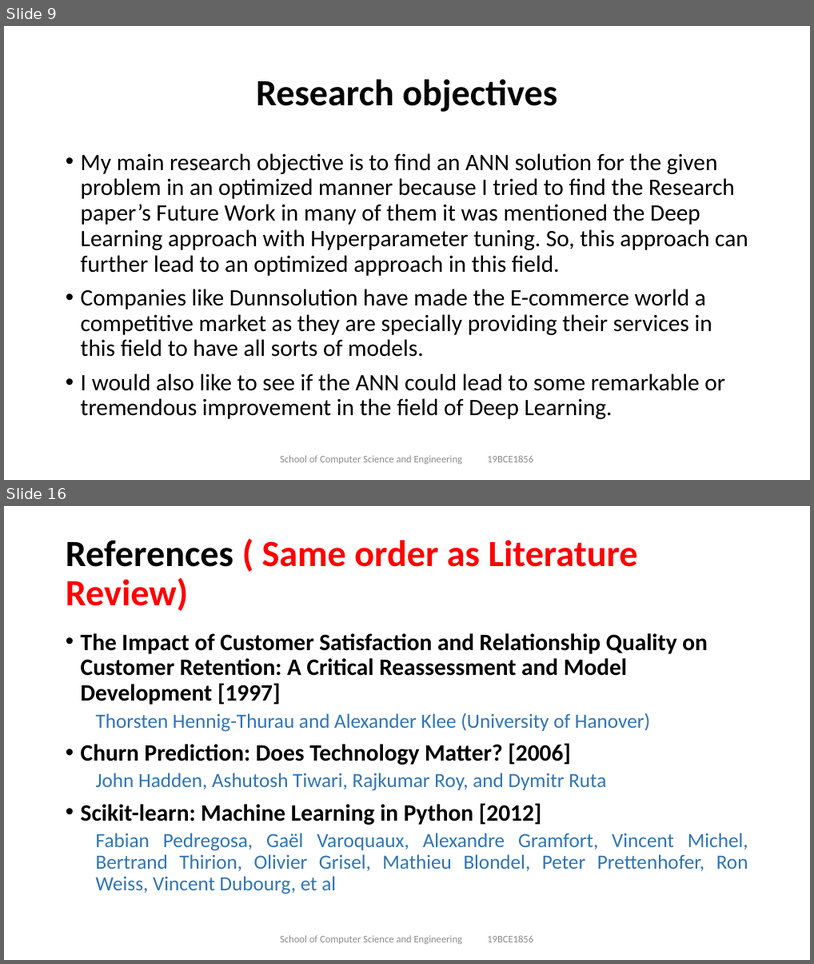
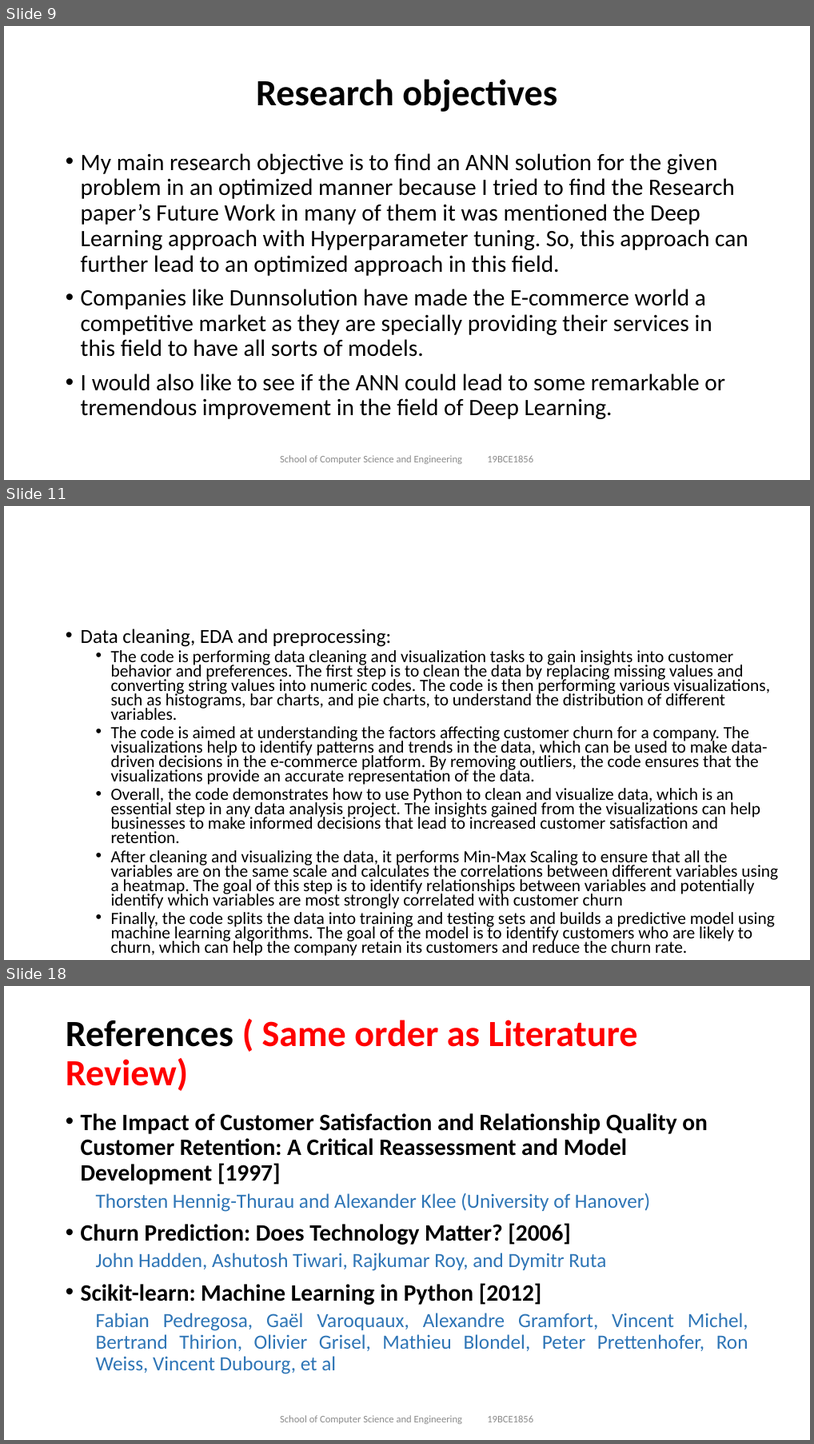
Before and after one commit to tusharmaurya267/E-commerce-Research-paper, a slide deck: Final Review.pptx. Shown one above the other, each under a label of ours: slides 9 and 16 before the commit, slides 9, 11 and 18 after it; the slides between them are not shown. The pictures are 814x964 and 814x1444 pixels, drawn with LibreOffice and Linux fonts; fonts in the diff are those of the drawing. Boxes give left, top, right and bottom in pixels: in the first picture for what was removed or moved away, otherwise in the second. Text is boxed around its words. In the diff, an @@ line names an element or a change of style, - is before the commit and + after.

```diff
--- a/Final Review.pptx
+++ b/Final Review.pptx
@@ slide 11 added at [4,506,810,960], background #FFFFFF @@
@@ text added at [81,628,778,952], 20.4 pt, text #000000 @@
+• Data cleaning, EDA and preprocessing:
+  • The code is performing data cleaning and visualization tasks to gain insights into customer behavior and preferences. The first step is to clean the data by replacing missing values and converting string values into numeric codes. The code is then performing various visualizations, such as histograms, bar charts, and pie charts, to understand the distribution of different variables.
+  • The code is aimed at understanding the factors affecting customer churn for a company. The visualizations help to identify patterns and trends in the data, which can be used to make data-driven decisions in the e-commerce platform. By removing outliers, the code ensures that the visualizations provide an accurate representation of the data.
+  • Overall, the code demonstrates how to use Python to clean and visualize data, which is an essential step in any data analysis project. The insights gained from the visualizations can help businesses to make informed decisions that lead to increased customer satisfaction and retention.
+  • After cleaning and visualizing the data, it performs Min-Max Scaling to ensure that all the variables are on the same scale and calculates the correlations between different variables using a heatmap. The goal of this step is to identify relationships between variables and potentially identify which variables are most strongly correlated with customer churn
+  • Finally, the code splits the data into training and testing sets and builds a predictive model using machine learning algorithms. The goal of the model is to identify customers who are likely to churn, which can help the company retain its customers and reduce the churn rate.
@@ what was slide 16 is now slide 18 @@
```
Also in this commit, not shown: 2 slides changed, 5 other slides added, 4 slides removed.
